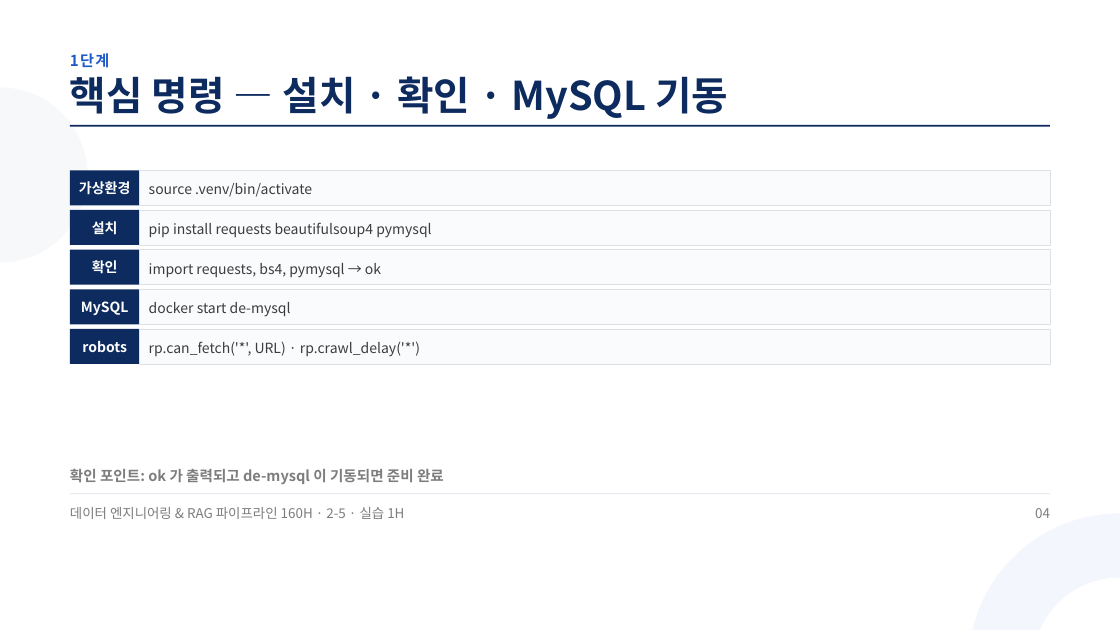
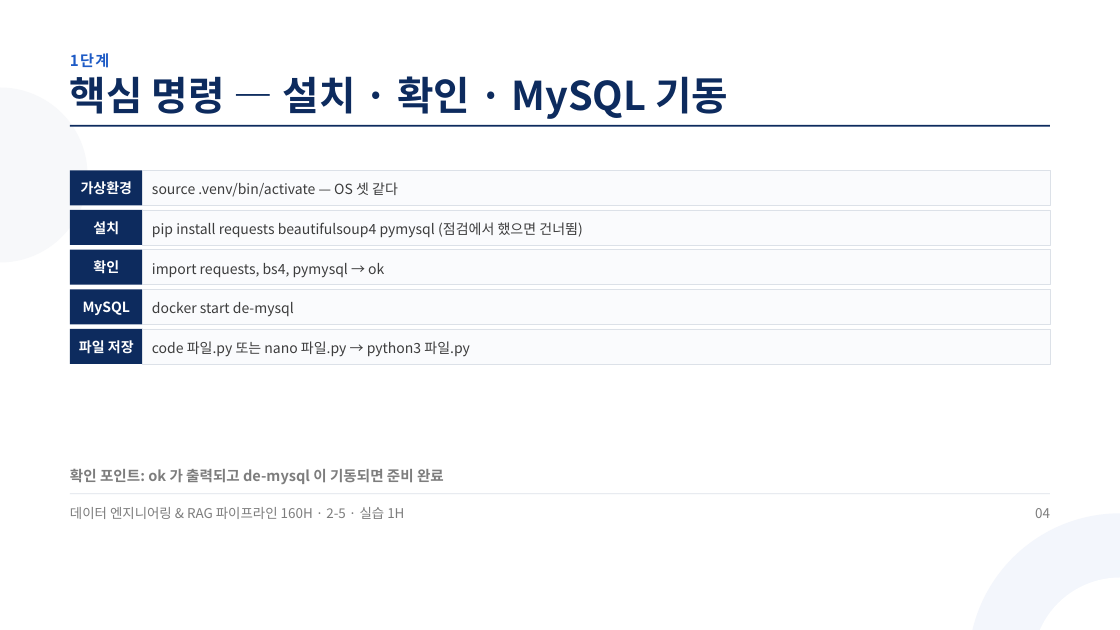
Before and after one commit to aebonlee/materials, a slide deck: slide 4 of data-eng/decks/w2d5s2.pptx. Drawn at 1120x630 pixels with LibreOffice and Linux fonts; fonts in the diff are those of the drawing. Boxes give left, top, right and bottom in pixels: in the first picture for what was removed or moved away, otherwise in the second. Text is boxed around its words. In the diff, an @@ line names an element or a change of style, - is before the commit and + after.

Commit message:
data-eng 2-5 덱 5개(실습점검 신설·재검토 반영) + 묶음 갱신

```diff
--- a/data-eng/decks/w2d5s2.pptx
+++ b/data-eng/decks/w2d5s2.pptx
@@ rectangle: place and size @@
-rectangle at box(70, 170, 139, 205)
+rectangle at box(70, 170, 143, 205)
@@ rectangle: place and size @@
-rectangle at box(139, 170, 1050, 205)
+rectangle at box(143, 170, 1050, 205)
@@ text at box(152, 182, 398, 197): text changed @@
-source .venv/bin/activate
+source .venv/bin/activate — OS 셋 같다
@@ rectangle: place and size @@
-rectangle at box(70, 210, 139, 245)
+rectangle at box(70, 210, 143, 245)
@@ rectangle: place and size @@
-rectangle at box(139, 210, 1050, 245)
+rectangle at box(143, 210, 1050, 245)
@@ text at box(152, 222, 582, 238): text changed @@
-pip install requests beautifulsoup4 pymysql
+pip install requests beautifulsoup4 pymysql (점검에서 했으면 건너뜀)
@@ rectangle: place and size @@
-rectangle at box(70, 250, 139, 284)
+rectangle at box(70, 250, 143, 284)
@@ rectangle: place and size @@
-rectangle at box(139, 250, 1050, 284)
+rectangle at box(143, 250, 1050, 284)
@@ rectangle: place and size @@
-rectangle at box(70, 290, 139, 324)
+rectangle at box(70, 290, 143, 324)
@@ rectangle: place and size @@
-rectangle at box(139, 290, 1050, 324)
+rectangle at box(143, 290, 1050, 324)
@@ rectangle: place and size @@
-rectangle at box(70, 329, 139, 364)
+rectangle at box(70, 329, 143, 364)
@@ rectangle: place and size @@
-rectangle at box(139, 329, 1050, 364)
+rectangle at box(143, 329, 1050, 364)
@@ text at box(79, 340, 134, 354): text changed @@
-robots
+파일 저장
@@ text at box(152, 341, 470, 357): text changed @@
-rp.can_fetch('*', URL) · rp.crawl_delay('*')
+code 파일.py 또는 nano 파일.py → python3 파일.py
```
Also in this commit, not shown: 2 other slides changed, 11 other files.
